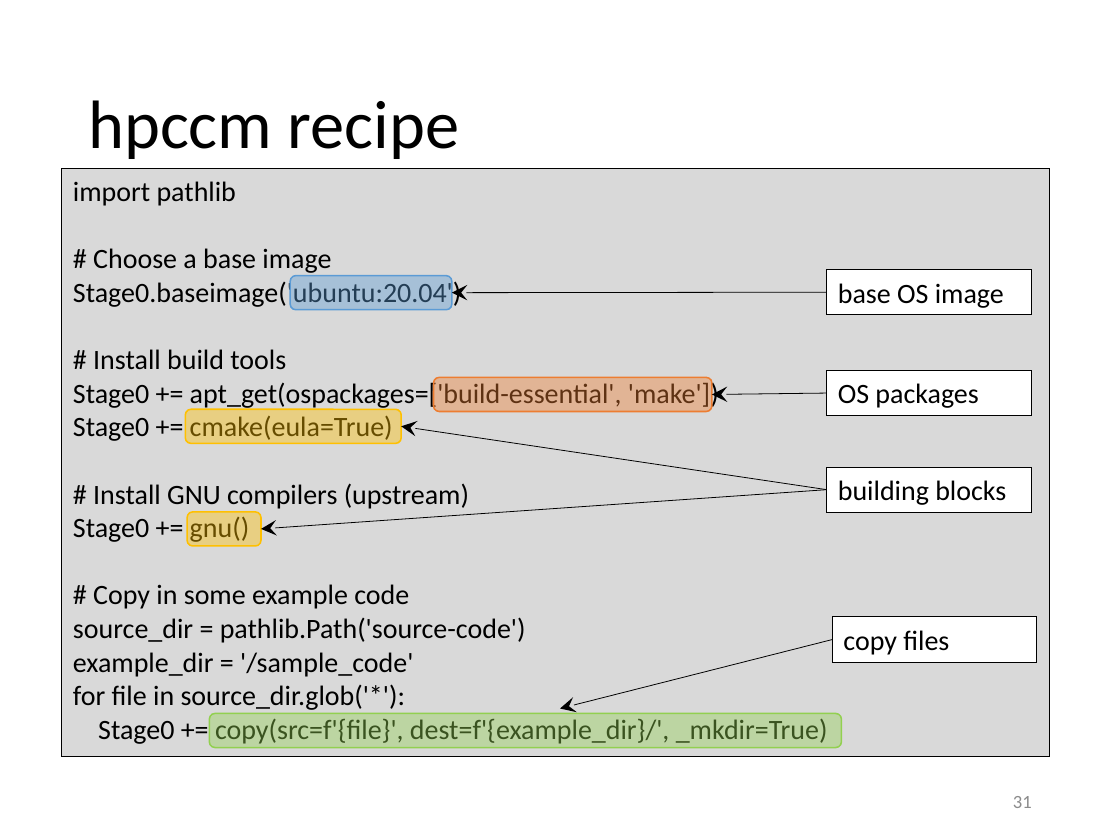
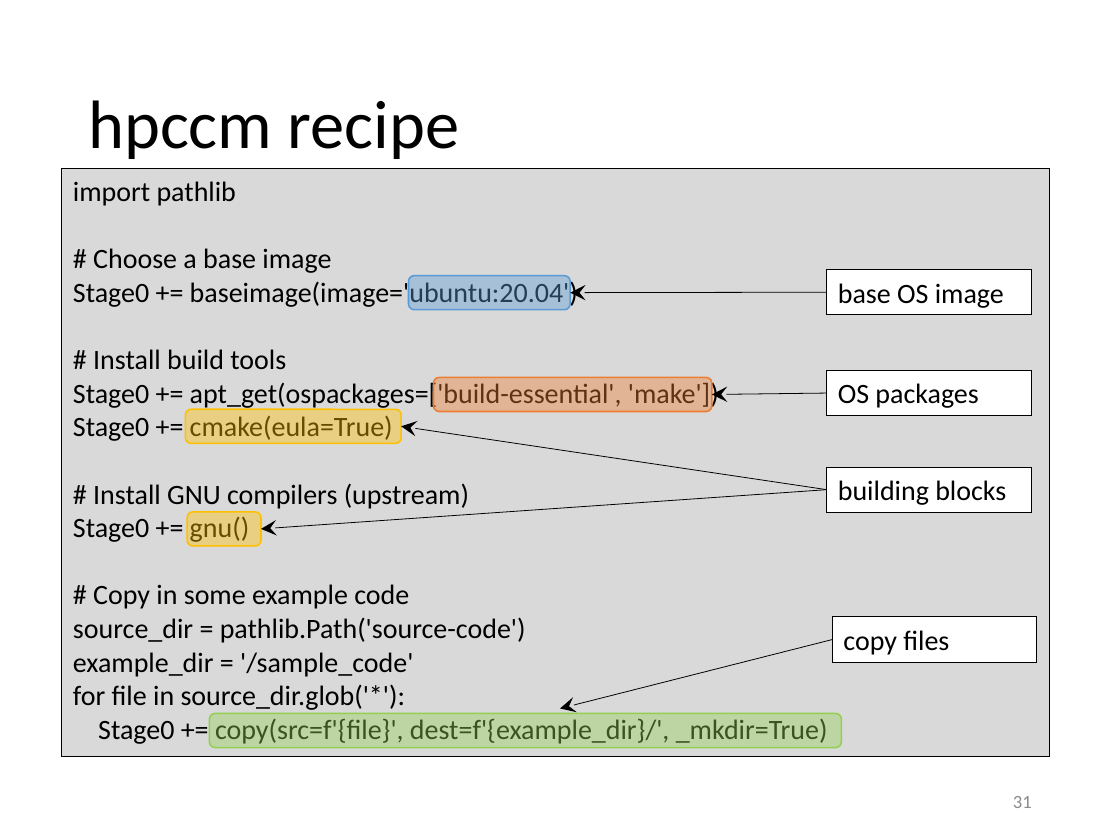
Before and after one commit to gjbex/Containers-for-HPC, a slide deck: slide 31 of containers_for_hpc.pptx. Drawn at 1120x840 pixels with LibreOffice and Linux fonts; fonts in the diff are those of the drawing. Boxes give left, top, right and bottom in pixels: in the first picture for what was removed or moved away, otherwise in the second. Text is boxed around its words. In the diff, an @@ line names an element or a change of style, - is before the commit and + after.

Commit message:
Add slides on hpccm multistage builds

```diff
--- a/containers_for_hpc.pptx
+++ b/containers_for_hpc.pptx
@@ text in rectangle at (73,279,578,309): text changed @@
-Stage0.baseimage('ubuntu:20.04')
+Stage0 += baseimage(image='ubuntu:20.04')
@@ rounded rectangle: place and size @@
-rounded rectangle at (290,276,451,309)
+rounded rectangle at (409,276,570,309)
@@ arrow moved from (827, 292) - (451, 292) to (827, 292) - (570, 292) @@
```
Also in this commit, not shown: 2 slides added.
